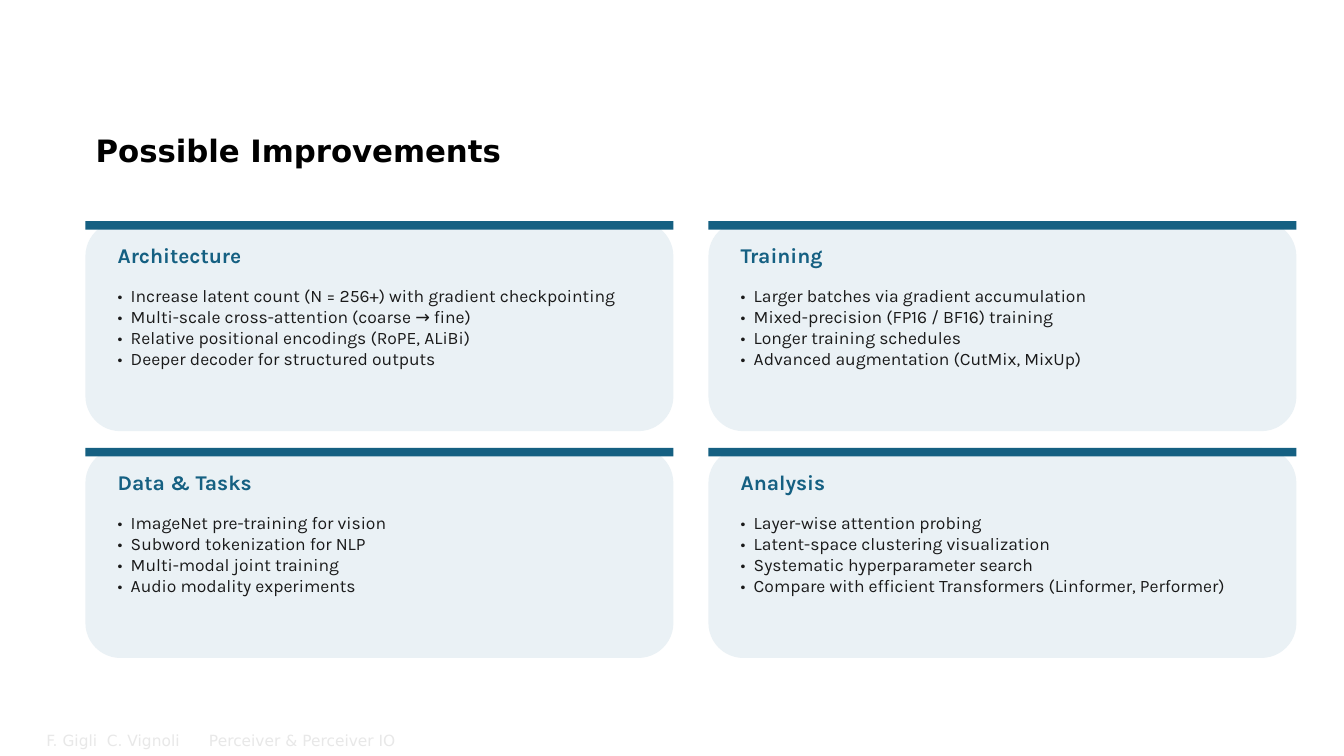
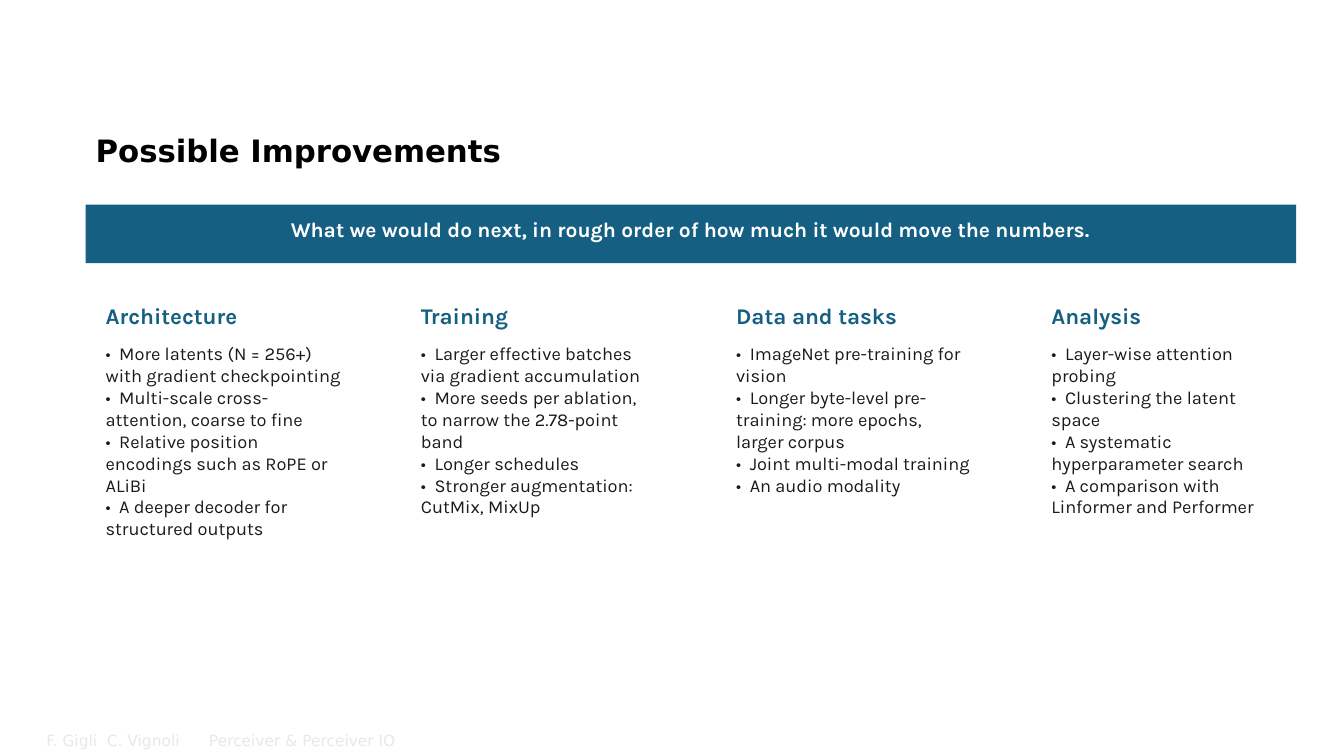
Before and after one commit to FrancescoGigli/Perceiver_project, a slide deck: slide 38 of sito/slide/Perceiver & Perceiver IO.pptx (slide 35 before the commit). Drawn at 1344x756 pixels with LibreOffice and Linux fonts; fonts in the diff are those of the drawing; background and template pictures are left out. Boxes give left, top, right and bottom in pixels: in the first picture for what was removed or moved away, otherwise in the second. Text is boxed around its words. In the diff, an @@ line names an element or a change of style, - is before the commit and + after.

Commit message:
Slide: revisione completa PDF e PPTX allineati
- notazione unica (Q=ZW_Q, un solo d_k), decoder O x D, query MLM O=M
- batch 32-64, niente dropout fra le aggiunte, bullet hardware/improvements veri per il codice
- GLUE ~10 punti sotto il paper, non ~8
- mappe d'attenzione dalla serie v2 (e01 5.84 bit vs e29 9.83 bit), figura riproducibile da _diag/attention_maps_v2.py
- commenti corrotti del .tex ripuliti; script _diag/ e figure delle 42 run tracciati

```diff
--- a/sito/slide/Perceiver & Perceiver IO.pptx
+++ b/sito/slide/Perceiver & Perceiver IO.pptx
@@ rectangle added at (86,205,1297,263), fill #156082 @@
@@ rounded rectangle removed at (86,221,674,431) @@
@@ rectangle removed at (86,221,674,229) @@
@@ text added at (291,222,1089,243), 15 pt, text #FFFFFF, bold @@
+What we would do next, in rough order of how much it would move the numbers.
@@ rounded rectangle removed at (709,221,1297,431) @@
@@ rectangle removed at (709,221,1297,229) @@
@@ text "Architecture": place and size @@
-text "Architecture" at (118,248,242,264)
+text "Architecture" at (106,308,238,325)
@@ text "Training": place and size @@
-text "Training" at (741,248,823,269)
+text "Training" at (421,308,508,330)
@@ size 15 to 16 pt in 3 elements at (106,308,238,325), (421,308,508,330), (1051,308,1141,330) @@
@@ text "Analysis": place and size @@
-text "Analysis" at (741,475,825,496)
+text "Analysis" at (1051,308,1141,330)
@@ text at (736,308,897,325): text changed; size 15 to 16 pt @@
-Data & Tasks
+Data and tasks
@@ text at (106,347,341,540): text changed; size 12.5 to 13 pt @@
-• Increase latent count (N = 256+) with gradient checkpointing
-• Multi-scale cross-attention (coarse → fine)
-• Relative positional encodings (RoPE, ALiBi)
-• Deeper decoder for structured outputs
+• More latents (N = 256+) with gradient checkpointing
+• Multi-scale cross-attention, coarse to fine
+• Relative position encodings such as RoPE or ALiBi
+• A deeper decoder for structured outputs
@@ text added at (421,347,640,518), 13 pt, text #1A1A1A @@
+• Larger effective batches via gradient accumulation
+• More seeds per ablation, to narrow the 2.78-point band
+• Longer schedules
+• Stronger augmentation: CutMix, MixUp
@@ text at (736,347,969,497): text changed; size 12.5 to 13 pt @@
-• Larger batches via gradient accumulation
-• Mixed-precision (FP16 / BF16) training
-• Longer training schedules
-• Advanced augmentation (CutMix, MixUp)
+• ImageNet pre-training for vision
+• Longer byte-level pre-training: more epochs, larger corpus
+• Joint multi-modal training
+• An audio modality
@@ text at (1051,347,1253,514): text changed; size 12.5 to 13 pt @@
-• Layer-wise attention probing
-• Latent-space clustering visualization
-• Systematic hyperparameter search
-• Compare with efficient Transformers (Linformer, Performer)
+• Layer-wise attention probing
+• Clustering the latent space
+• A systematic hyperparameter search
+• A comparison with Linformer and Performer
@@ rounded rectangle removed at (86,448,674,657) @@
@@ rectangle removed at (86,448,674,456) @@
@@ rounded rectangle removed at (709,448,1297,657) @@
@@ rectangle removed at (709,448,1297,456) @@
@@ text removed at (131,517,386,597) @@
-• ImageNet pre-training for vision
-• Subword tokenization for NLP
-• Multi-modal joint training
-• Audio modality experiments
```
Also in this commit, not shown: 19 other slides changed, 12 slides added, 9 slides removed, 20 other files.
